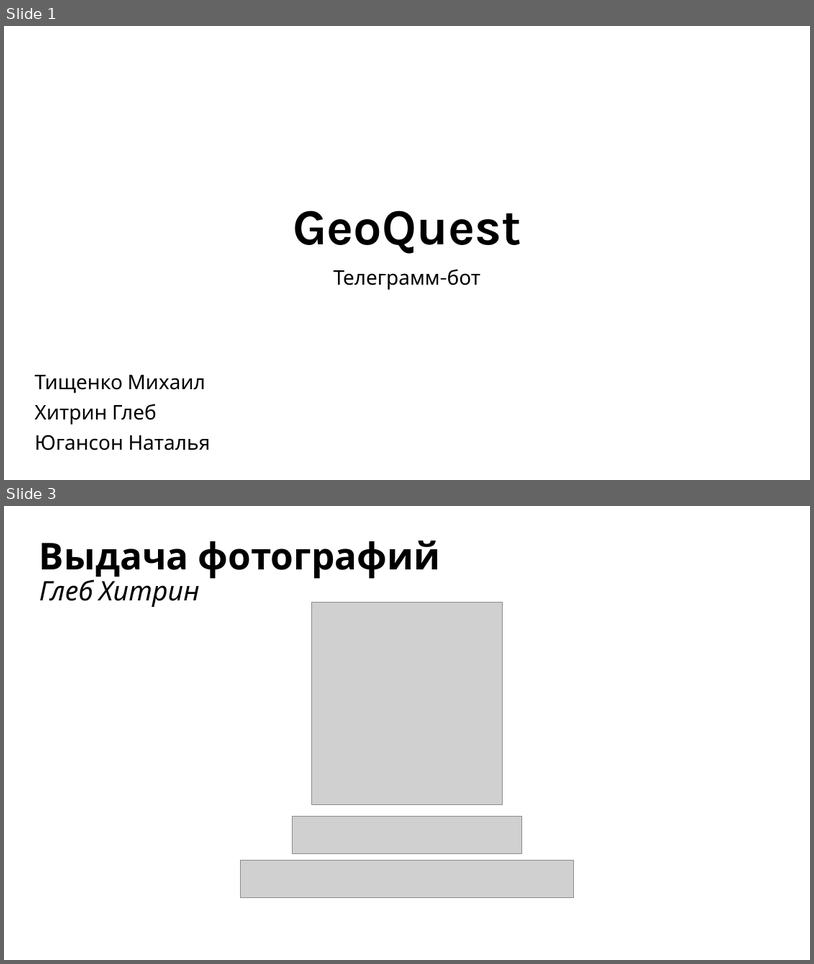
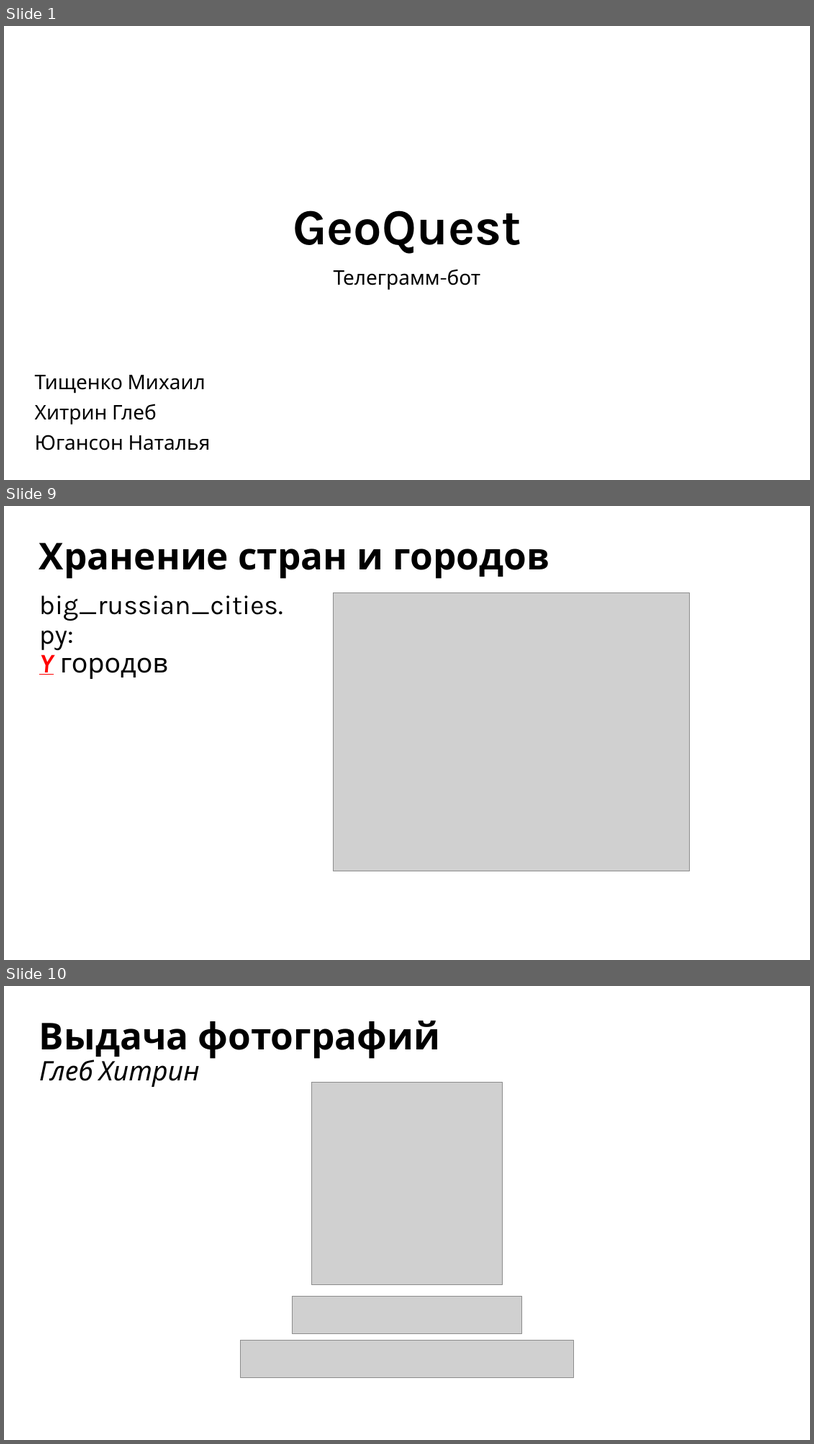
Before and after one commit to yugansonchik/GeoQuest, a slide deck: Презентация GeoQuest.pptx. Shown one above the other, each under a label of ours: slides 1 and 3 before the commit, slides 1, 9 and 10 after it; the slides between them are not shown. The pictures are 814x964 and 814x1444 pixels, drawn with LibreOffice and Linux fonts; fonts in the diff are those of the drawing; grey boxes stand for pictures. Boxes give left, top, right and bottom in pixels: in the first picture for what was removed or moved away, otherwise in the second. Text is boxed around its words. In the diff, an @@ line names an element or a change of style, - is before the commit and + after.

```diff
--- a/Презентация GeoQuest.pptx
+++ b/Презентация GeoQuest.pptx
@@ slide 9 added at (4, 506, 810, 960), background #FFFFFF @@
@@ title added at (39, 543, 550, 579), 44 pt, text #000000, bold @@
+Хранение стран и городов
@@ text added at (39, 595, 283, 679), 32 pt, text #000000 @@
+big_russian_cities.py:
+Y городов
@@ picture added at (334, 592, 690, 871) @@
@@ what was slide 3 is now slide 10 @@
```
Also in this commit, not shown: 10 slides changed, 11 other slides added.
